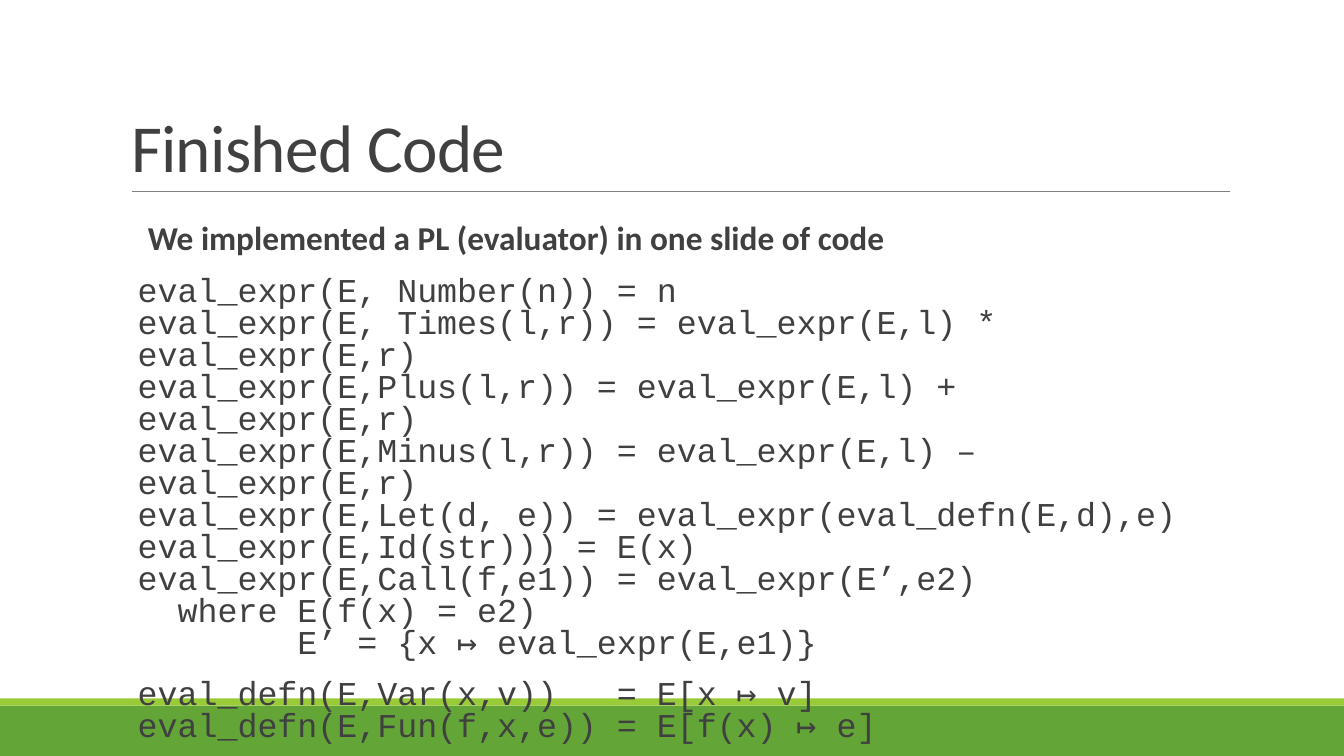
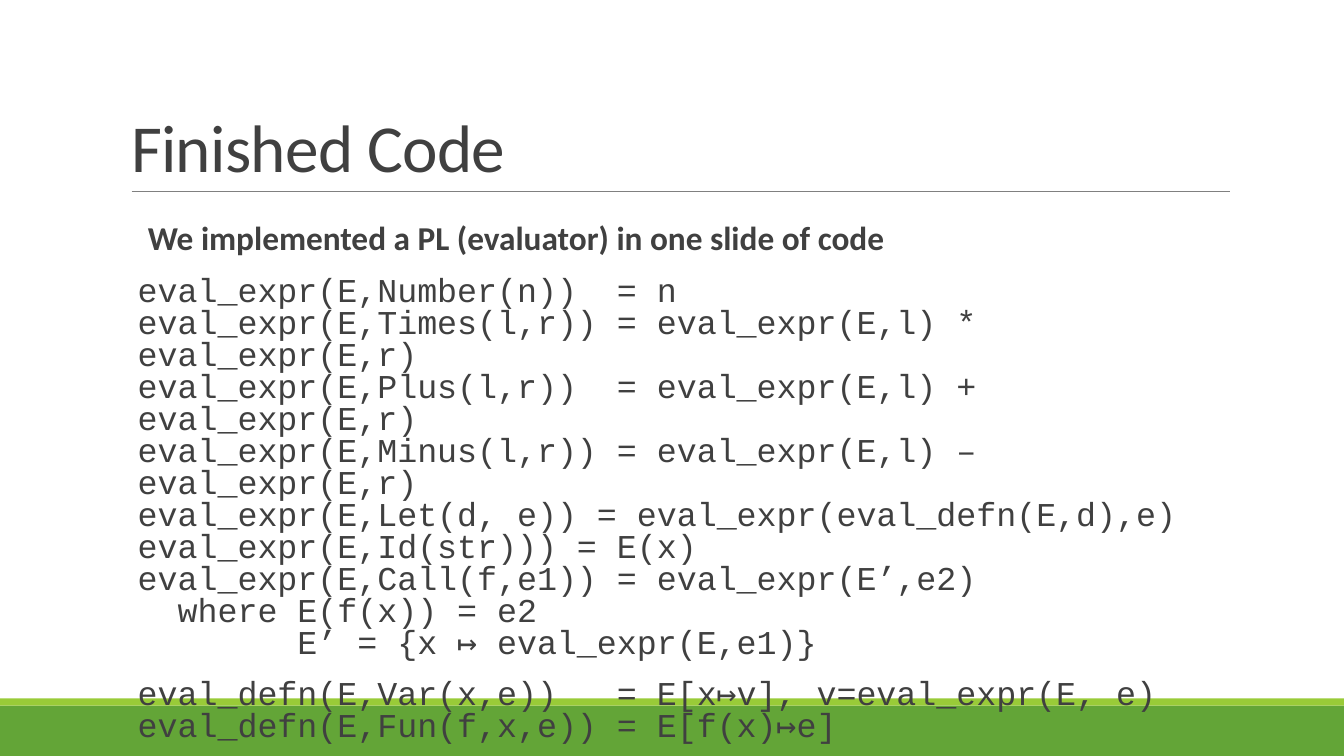
Before and after one commit to rbohrer/pl-course, a slide deck: slide 32 of LectureSlides/05Evaluators.pptx. Drawn at 1344x756 pixels with LibreOffice and Linux fonts; fonts in the diff are those of the drawing. Boxes give left, top, right and bottom in pixels: in the first picture for what was removed or moved away, otherwise in the second. Text is boxed around its words. In the diff, an @@ line names an element or a change of style, - is before the commit and + after.

```diff
--- a/LectureSlides/05Evaluators.pptx
+++ b/LectureSlides/05Evaluators.pptx
@@ text at [138,278,1176,744]: text changed @@
-eval_expr(E, Number(n)) = n
-eval_expr(E, Times(l,r)) = eval_expr(E,l) * eval_expr(E,r)
-eval_expr(E,Plus(l,r)) = eval_expr(E,l) + eval_expr(E,r)
-eval_expr(E,Minus(l,r)) = eval_expr(E,l) – eval_expr(E,r)
-eval_expr(E,Let(d, e)) = eval_expr(eval_defn(E,d),e)
-eval_expr(E,Id(str))) = E(x)
-eval_expr(E,Call(f,e1)) = eval_expr(E’,e2)
-where E(f(x) = e2)
-E’ = {x ↦ eval_expr(E,e1)}
-eval_defn(E,Var(x,v)) = E[x ↦ v]
-eval_defn(E,Fun(f,x,e)) = E[f(x) ↦ e]
+eval_expr(E,Number(n)) = n
+eval_expr(E,Times(l,r)) = eval_expr(E,l) * eval_expr(E,r)
+eval_expr(E,Plus(l,r)) = eval_expr(E,l) + eval_expr(E,r)
+eval_expr(E,Minus(l,r)) = eval_expr(E,l) – eval_expr(E,r)
+eval_expr(E,Let(d, e)) = eval_expr(eval_defn(E,d),e)
+eval_expr(E,Id(str))) = E(x)
+eval_expr(E,Call(f,e1)) = eval_expr(E’,e2)
+where E(f(x)) = e2
+E’ = {x ↦ eval_expr(E,e1)}
+eval_defn(E,Var(x,e)) = E[x↦v], v=eval_expr(E, e)
+eval_defn(E,Fun(f,x,e)) = E[f(x)↦e]
```
Also in this commit, not shown: 6 other slides changed.
